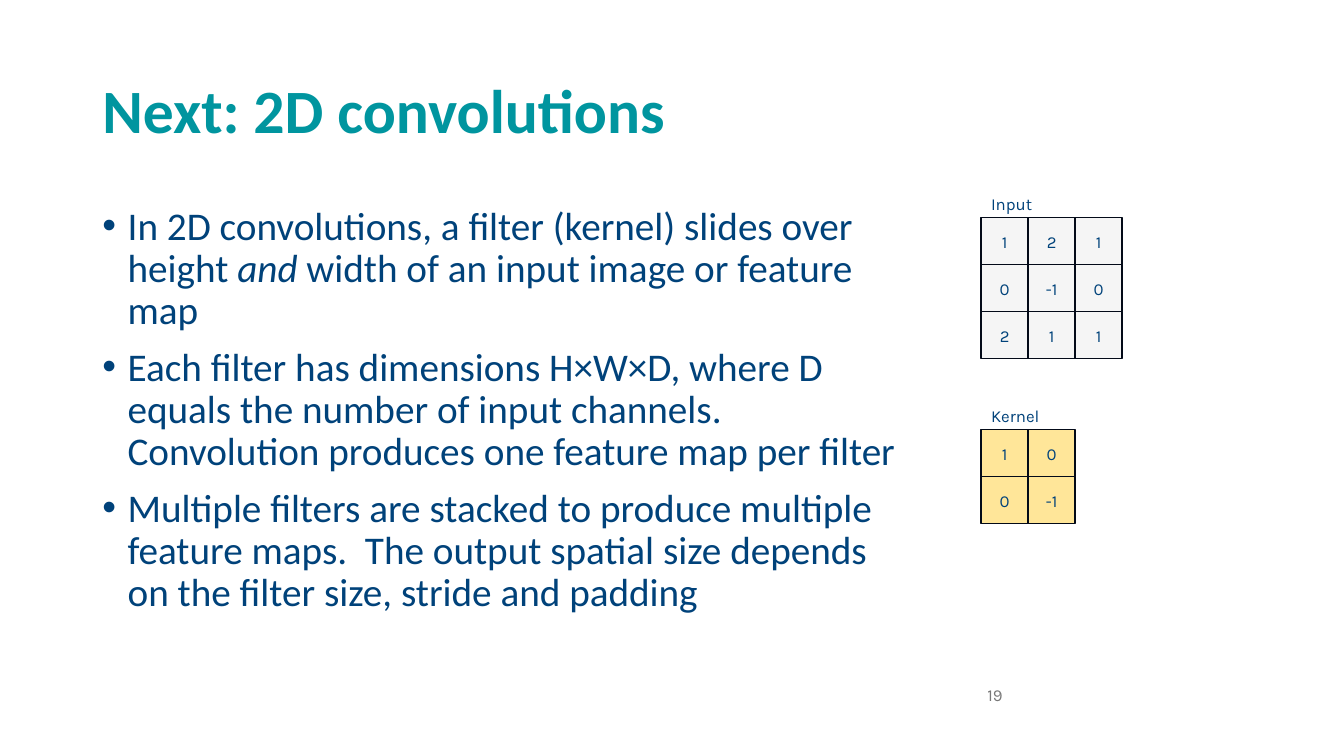
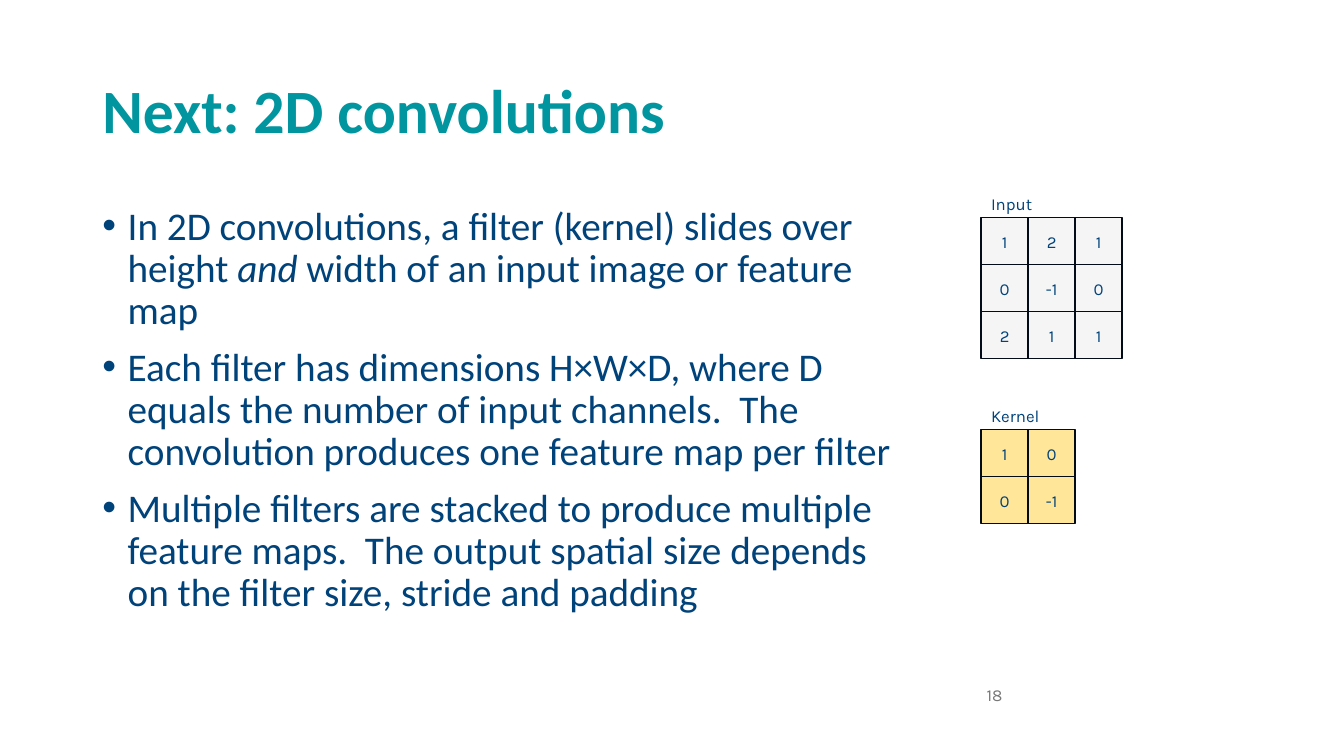
Before and after one commit to andrewcparnell/STAT41130, a slide deck: slide 18 of slides/day 2/D2C2_DL_CNN.pptx (slide 19 before the commit). Drawn at 1344x756 pixels with LibreOffice and Linux fonts; fonts in the diff are those of the drawing; background and template pictures are left out. Boxes give left, top, right and bottom in pixels: in the first picture for what was removed or moved away, otherwise in the second. Text is boxed around its words. In the diff, an @@ line names an element or a change of style, - is before the commit and + after.

```diff
--- a/slides/day 2/D2C2_DL_CNN.pptx
+++ b/slides/day 2/D2C2_DL_CNN.pptx
@@ text at (128,353,890,472): text changed @@
-• Each filter has dimensions H×W×D, where D equals the number of input channels. Convolution produces one feature map per filter
+• Each filter has dimensions H×W×D, where D equals the number of input channels. The convolution produces one feature map per filter
```
Also in this commit, not shown: 3 other slides changed, 5 other files.
